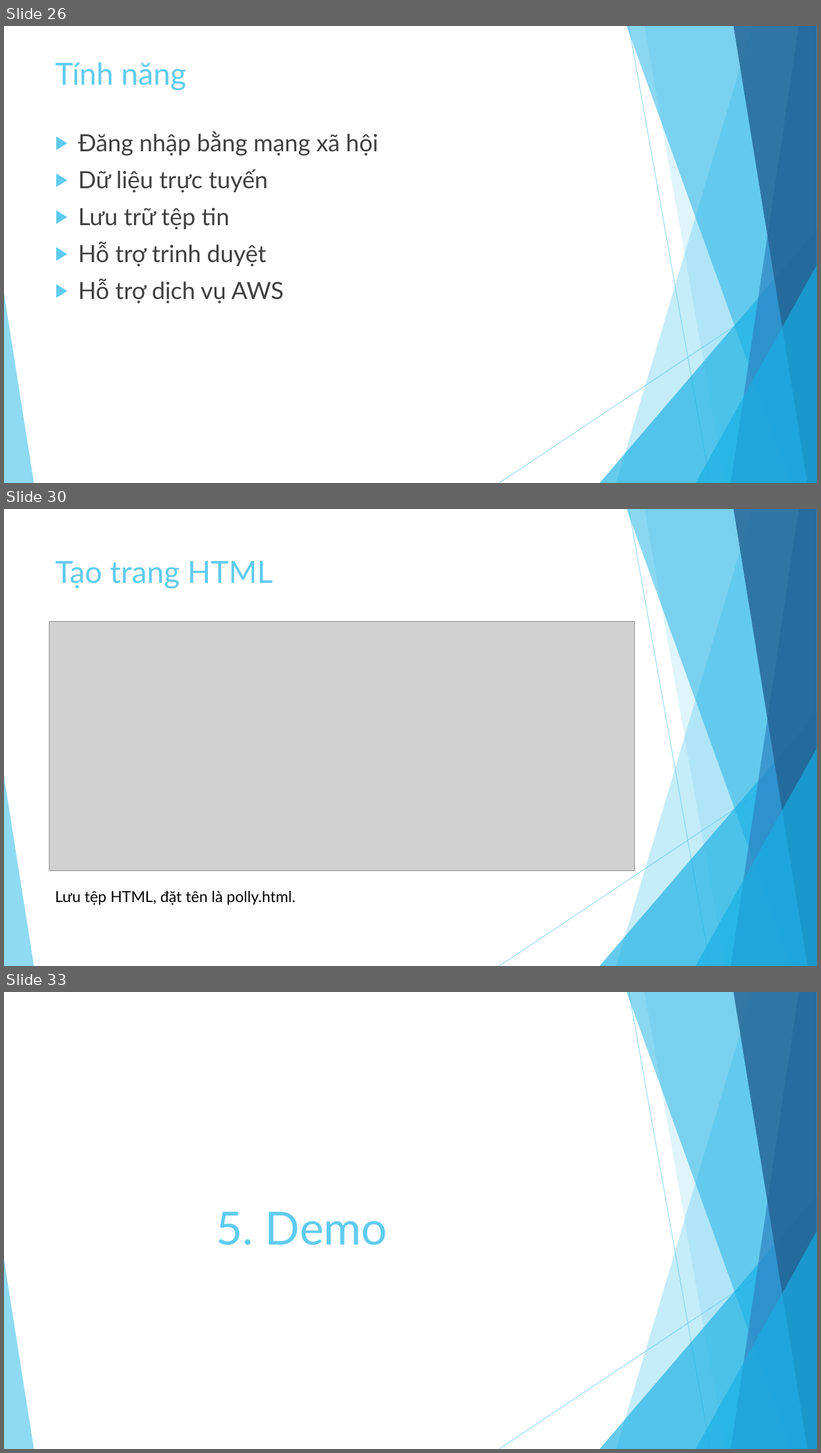
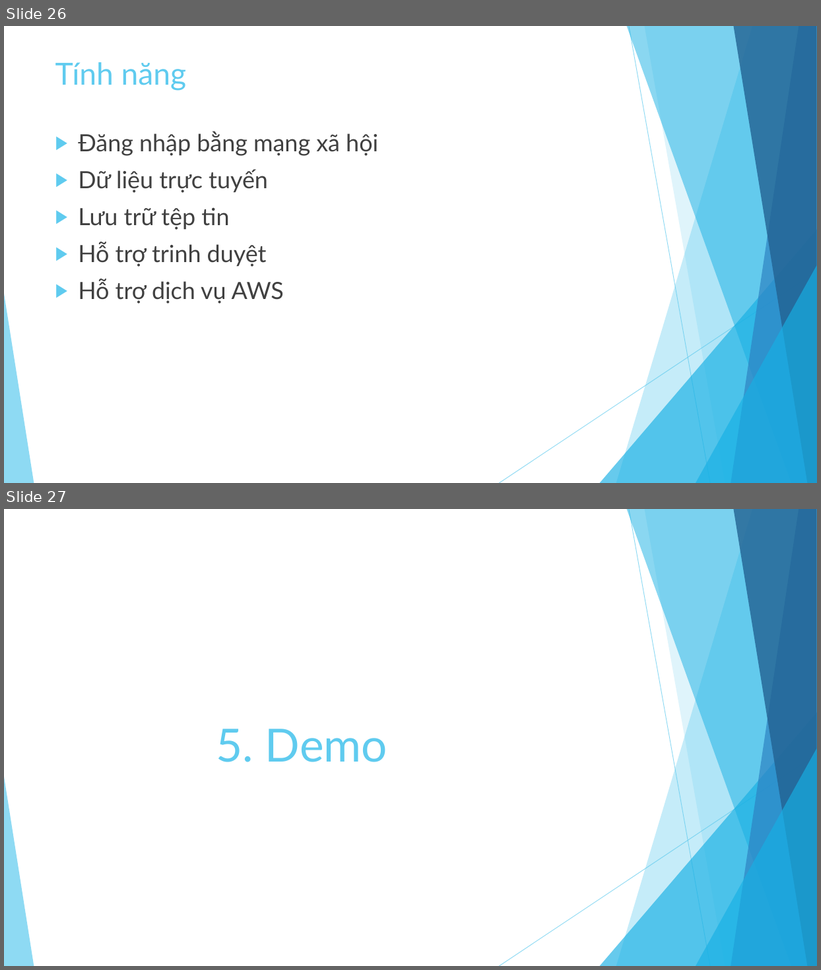
Before and after one commit to AnhDiTimEm/ADB_DynamoDB, a slide deck: DynamoDB.pptx. Shown one above the other, each under a label of ours: slides 26, 30 and 33 before the commit, slides 26 and 27 after it; the slides between them are not shown. The pictures are 821x1453 and 821x970 pixels, drawn with LibreOffice and Linux fonts; fonts in the diff are those of the drawing; grey boxes stand for pictures. Boxes give left, top, right and bottom in pixels: in the first picture for what was removed or moved away, otherwise in the second. Text is boxed around its words. In the diff, an @@ line names an element or a change of style, - is before the commit and + after.

```diff
--- a/DynamoDB.pptx
+++ b/DynamoDB.pptx
@@ slide 30 removed at <box>4,509,817,966</box>, background #FFFFFF; not listed: 10 template elements that a slide beside it also shows @@
@@ title removed at <box>55,561,273,589</box> @@
-Tạo trang HTML
@@ picture removed at <box>49,621,635,871</box> @@
@@ text removed at <box>55,891,295,905</box> @@
-Lưu tệp HTML, đặt tên là polly.html.
@@ what was slide 33 is now slide 27 @@
```
Also in this commit, not shown: 5 other slides removed.
